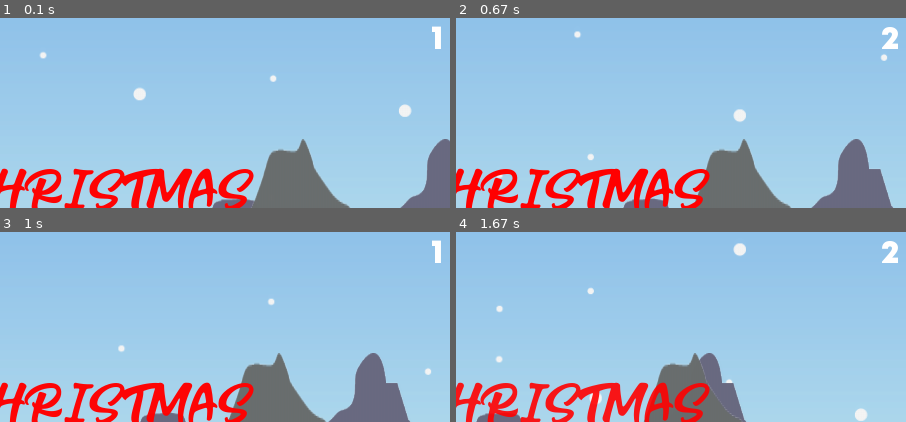
Above: before the commit, frames 1-4 (two rows, left to right).
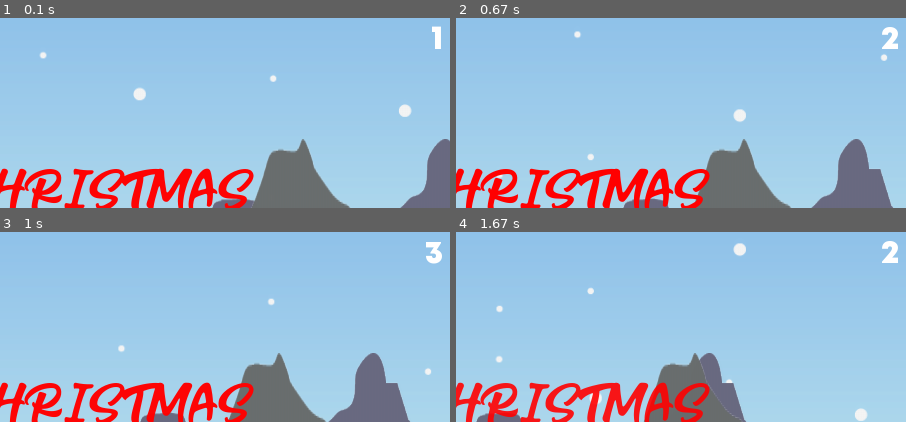
Above: after the commit, the same moments.

Repository: HighSoftWare96/py-games
Game: pygame game, started from runny-christmas/main.py
The game is run twice, just before and just after one commit, with the same random seed, the same clock (stepped at 60 frames per second) and the same inputs.
Inputs (mouse positions are % of the whole screen's width and height, from its top left):
- Up to frame 1 (0.1 s): no input
- Up to frame 2 (0.67 s): hold Esc from 0.33 s (still down)
- Up to frame 3 (1 s): release Esc at 0.8 s; hold Esc from 0.83 s (still down)
- Up to frame 4 (1.67 s): release Esc at 1.3 s; click (98, 95) at 1.38 s
The pictures show only the part of the screen within x 47-97%, y 4-54%; the shares and areas given below are measured in that part.

Frames 1-2 are identical in both runs. In frame 3, 0.2% of the frame differs, in the area x 94-99%, y 4-17%; in frame 4, nothing differs.

Commit message:
Pause reset score BUGFIX

Diff:
--- a/runny-christmas/controllers/GameState.py
+++ b/runny-christmas/controllers/GameState.py
@@ -15,9 +15,10 @@
         self.score = 0
         self.scoreSkipper = 0
 
-    def start(self):
-        self.score = 0
-        self.scoreSkipper = 0
+    def start(self, reset = False):
+        if reset:
+            self.score = 0
+            self.scoreSkipper = 0
         self.state = RUNNING_STATE
 
     def pause(self):
--- a/runny-christmas/main.py
+++ b/runny-christmas/main.py
@@ -43,17 +43,17 @@
             return True
     return False
 
-def startAll():
+def startAll(reset = False):
     background.start()
     treeManager.start()
     santa.start()
     terrain.start()
-    state.start()
+    state.start(reset)
     soundManager.start()
 
 def resetAll():
     treeManager.reset()
-    startAll()
+    startAll(True)
 
 def pauseAll():
     soundManager.pause()
@@ -81,7 +81,7 @@
                 if state.state == RUNNING_STATE:
                     pauseAll()
                 elif state.state == PAUSE_STATE:
-                    startAll()
+                    startAll(False)
 
     if detectCollision():
         gameOver()
